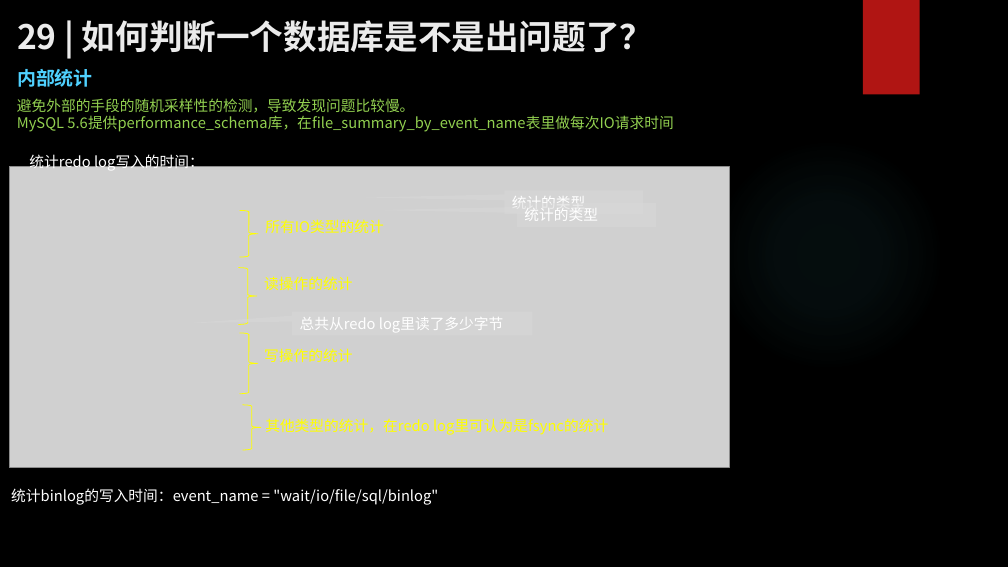
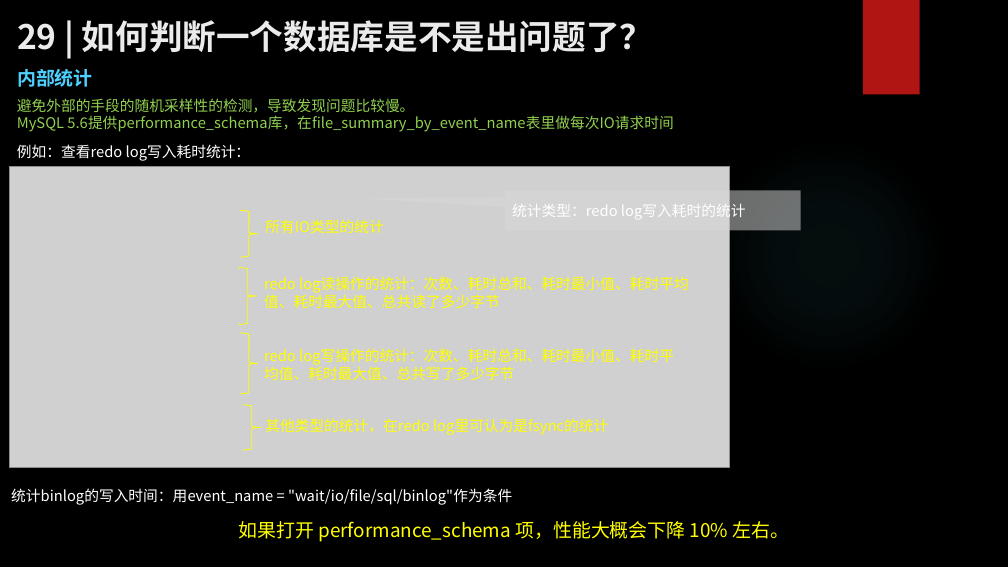
Before and after one commit to zhangkekf/reading-notes, a slide deck: slide 4 of MySQL整理/29如何判断一个数据库是不是出问题了？.pptx. Drawn at 1008x567 pixels with LibreOffice and Linux fonts; fonts in the diff are those of the drawing; grey boxes stand for pictures; background and template pictures are left out. Boxes give left, top, right and bottom in pixels: in the first picture for what was removed or moved away, otherwise in the second. Text is boxed around its words. In the diff, an @@ line names an element or a change of style, - is before the commit and + after.

```diff
--- a/MySQL整理/29如何判断一个数据库是不是出问题了？.pptx
+++ b/MySQL整理/29如何判断一个数据库是不是出问题了？.pptx
@@ text at <box>17,144,251,161</box>: text changed @@
-统计redo log写入的时间：
+例如：查看redo log写入耗时统计：
@@ speech box "统计类型：redo log写入耗时的统计": place and size @@
-speech box "统计类型：redo log写入耗时的统计" at <box>504,191,644,214</box>
+speech box "统计类型：redo log写入耗时的统计" at <box>505,191,801,231</box>
@@ speech box "统计类型：redo log写入耗时的统计" at <box>505,191,801,231</box>: proportions changed @@
@@ text in speech box at <box>512,201,746,220</box>: text changed @@
-统计的类型
+统计类型：redo log写入耗时的统计
@@ speech box removed at <box>517,203,656,227</box> @@
-统计的类型
@@ text at <box>264,276,689,308</box>: text changed @@
-读操作的统计
+redo log读操作的统计：次数、耗时总和、耗时最小值、耗时平均值、耗时最大值、总共读了多少字节
@@ speech box removed at <box>292,312,532,335</box> @@
-总共从redo log里读了多少字节
@@ text at <box>264,348,674,380</box>: text changed @@
-写操作的统计
+redo log写操作的统计：次数、耗时总和、耗时最小值、耗时平均值、耗时最大值、总共写了多少字节
@@ text at <box>11,488,512,505</box>: text changed @@
-统计binlog的写入时间：event_name = "wait/io/file/sql/binlog"
+统计binlog的写入时间：用event_name = "wait/io/file/sql/binlog"作为条件
@@ text added at <box>239,521,789,542</box>, 18 pt, text #FFFF00 @@
+如果打开 performance_schema 项，性能大概会下降 10% 左右。
```
Also in this commit, not shown: 1 other slide changed, 7 other files.
